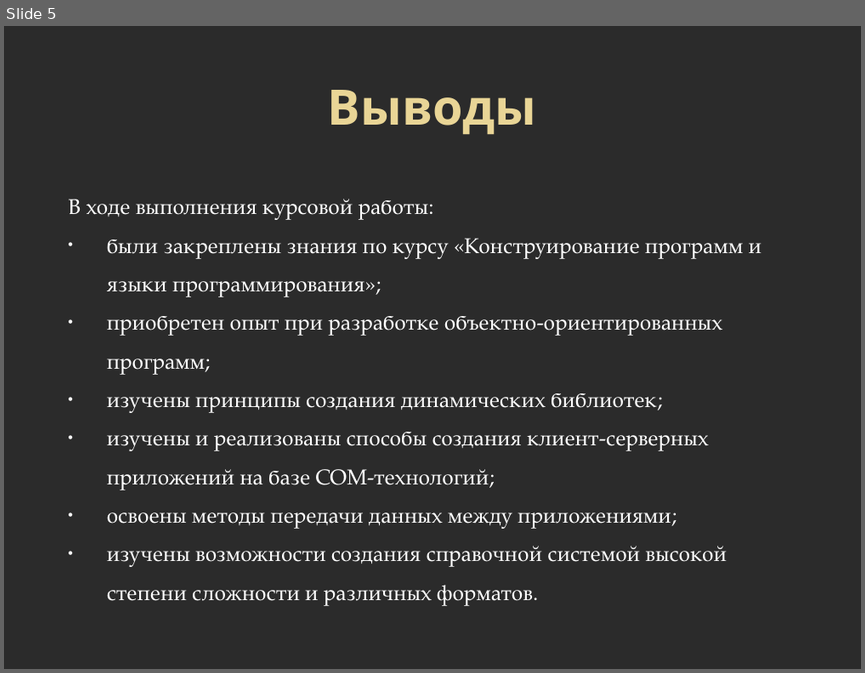
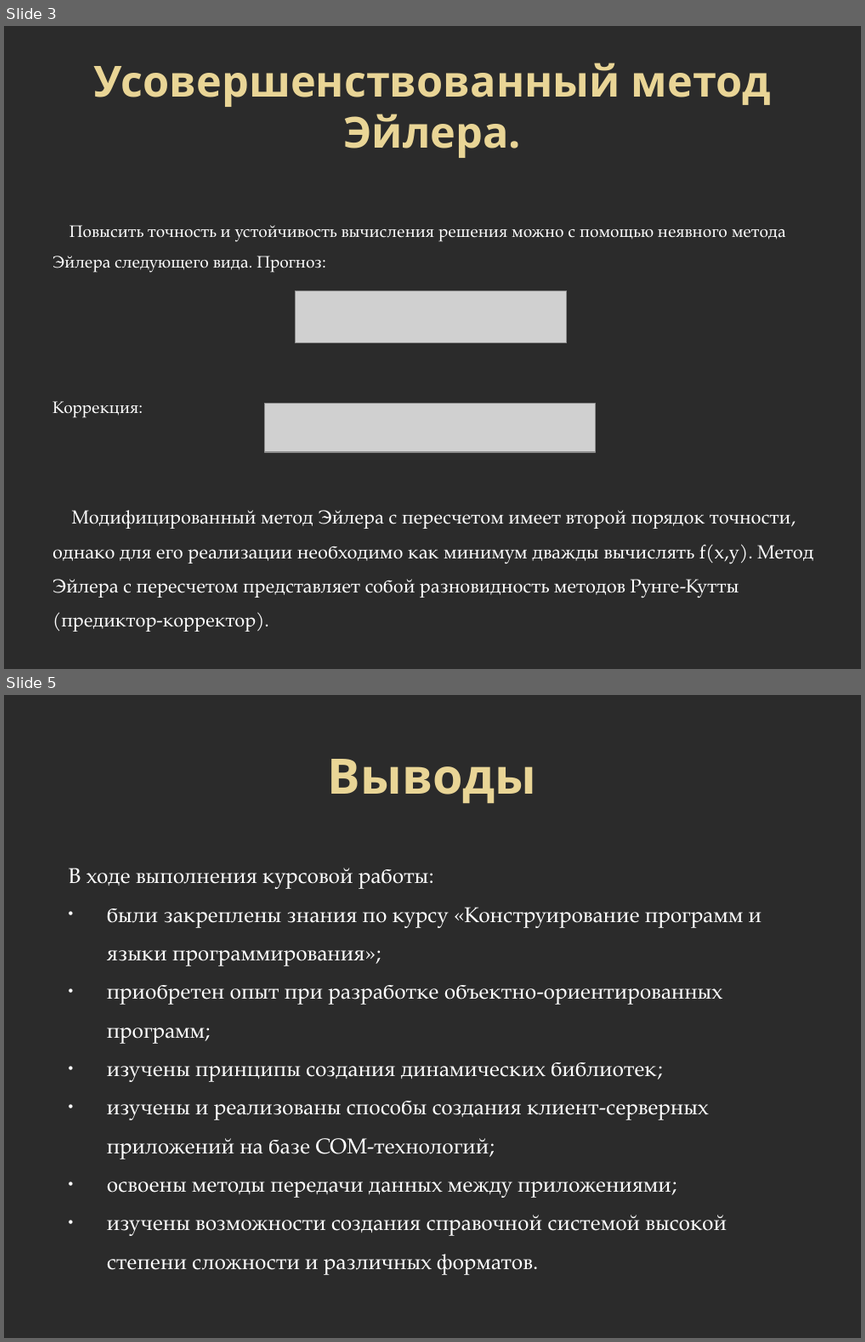
Before and after one commit to Alexis-Dia/Delphi7TrainingCourse, a slide deck: Lesson3/VremProc.pptx. Shown one above the other, each under a label of ours: slide 5 before the commit, slides 3 and 5 after it; the slides between them are not shown. The pictures are 865x673 and 865x1342 pixels, drawn with LibreOffice and Linux fonts; fonts in the diff are those of the drawing; grey boxes stand for pictures; background and template pictures are left out; a plain dark background stands for a picture behind light text. Boxes give left, top, right and bottom in pixels: in the first picture for what was removed or moved away, otherwise in the second. Text is boxed around its words. In the diff, an @@ line names an element or a change of style, - is before the commit and + after.

```diff
--- a/Lesson3/VremProc.pptx
+++ b/Lesson3/VremProc.pptx
@@ slide 3 added at <box>4,26,861,669</box>, background picture (left out) @@
@@ text added at <box>93,63,771,158</box>, 36 pt, text #E9D596, bold @@
+Усовершенствованный метод Эйлера.
@@ text added at <box>52,225,814,597</box>, 16 pt, text #FFFFFF @@
+Повысить точность и устойчивость вычисления решения можно с помощью неявного метода Эйлера следующего вида. Прогноз:
+Коррекция:
+Модифицированный метод Эйлера с пересчетом имеет второй порядок точности, однако для его реализации необходимо как минимум дважды вычислять f(x,y). Метод Эйлера с пересчетом представляет собой разновидность методов Рунге-Кутты (предиктор-корректор).
@@ picture added at <box>296,290,566,343</box> @@
@@ picture added at <box>264,403,596,452</box> @@
```
Also in this commit, not shown: 2 slides changed, 1 other slide added, 2 slides removed, 10 other files.
